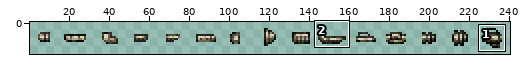
Two versions of one sprite sheet, content/Augments/augment.casing.smirglum.png. Above: a wide view before the commit, with the close-up outlined.
Close-up. First the earlier version:
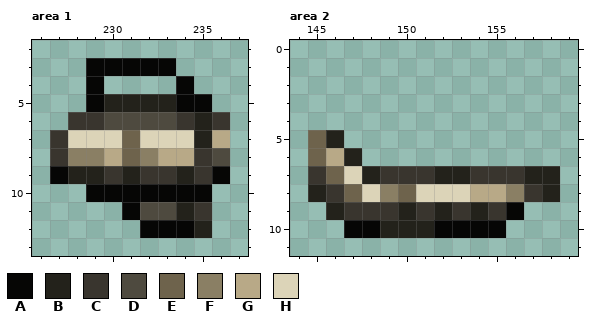
The file is 256x16 pixels. Colours within 5 levels of each other are drawn and written as one. Shown: area 1: x 226..237, y 2..13; area 2: x 144..159, y 0..11. The wide view leaves out empty margins. The commit also changed other parts of the picture, which this record leaves out.
Palette (. is transparent): A #060605  B #23221b  C #39352e  D #4e4a3f  E #6e634c  F #8a7f64  G #b8a987  H #dcd4b8
Pixels before, area 1, first column x 227:
 3 ..AAAAA...
 4 ..A....A..
 5 ..ABBBBAA.
 6 .CCDDDDCBC
 7 CHHHEHHHBG
 8 CFFGEFGGCD
 9 ABBCBCCBCA
10 ..AAAAAAA.
11 ....ADDBC.
12 .....AAAB.
Pixels before, area 2, first column x 145:
 5 EB............
 6 EGB...........
 7 CEHBCCCBBCCCBB
 8 BCEHFEHHHGGFCB
 9 .BCCCBCBCBCA..
10 ..AABBBAAAA...
After:
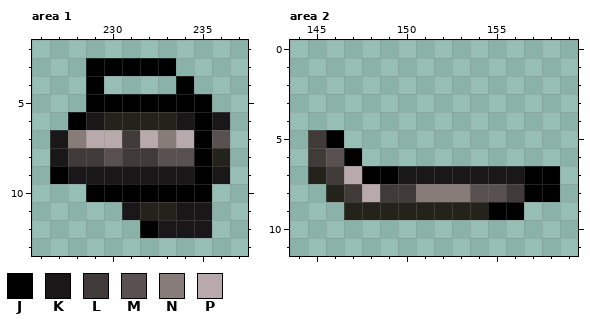
Colours new in this view: J #000000  K #191717  L #403a39  M #595150  N #877c78  P #b8aaaa
Diff:
Changed rows in their new state; - is an unchanged pixel.
Area 1:
first column x 227:
 3 --JJJJJ---
 4 --J----J--
 5 --JJJJJJJ-
 6 -JKBBBBKJK
 7 KNPPLPNPJM
 8 KLLMLLMMJB
 9 JKKKKKKKJK
10 --JJJJJJJ-
11 ----KBBKK-
12 -----JKKK-
Area 2:
first column x 145:
 5 LJ------------
 6 LMJ-----------
 7 BLPJJKKKKKKKJJ
 8 .BLPLLNNNMMLJJ
 9 -.BBB-B-B-JJ--
10 --.........---
Boxes around the changes in both close-ups, in picture pixels (x1, y1, x2, y2):
changed: (50, 58, 230, 238)
changed: (308, 130, 560, 238)
